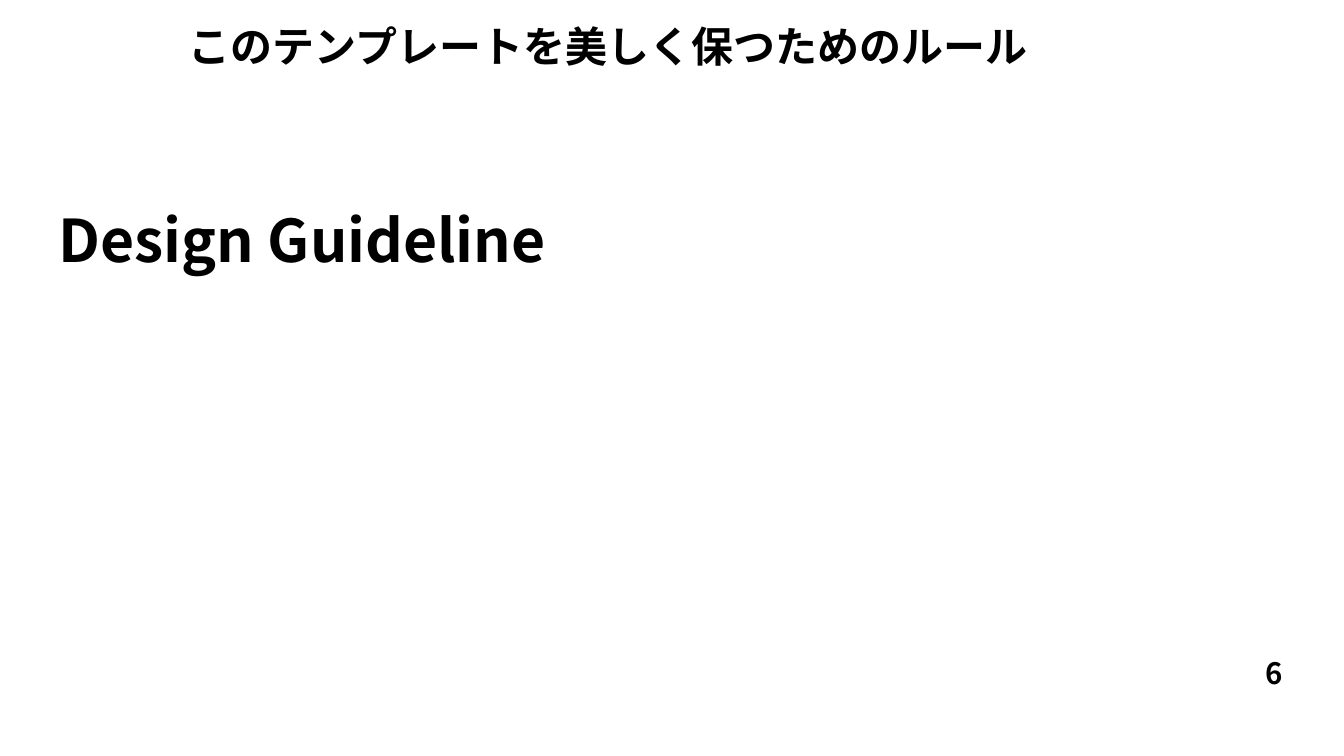
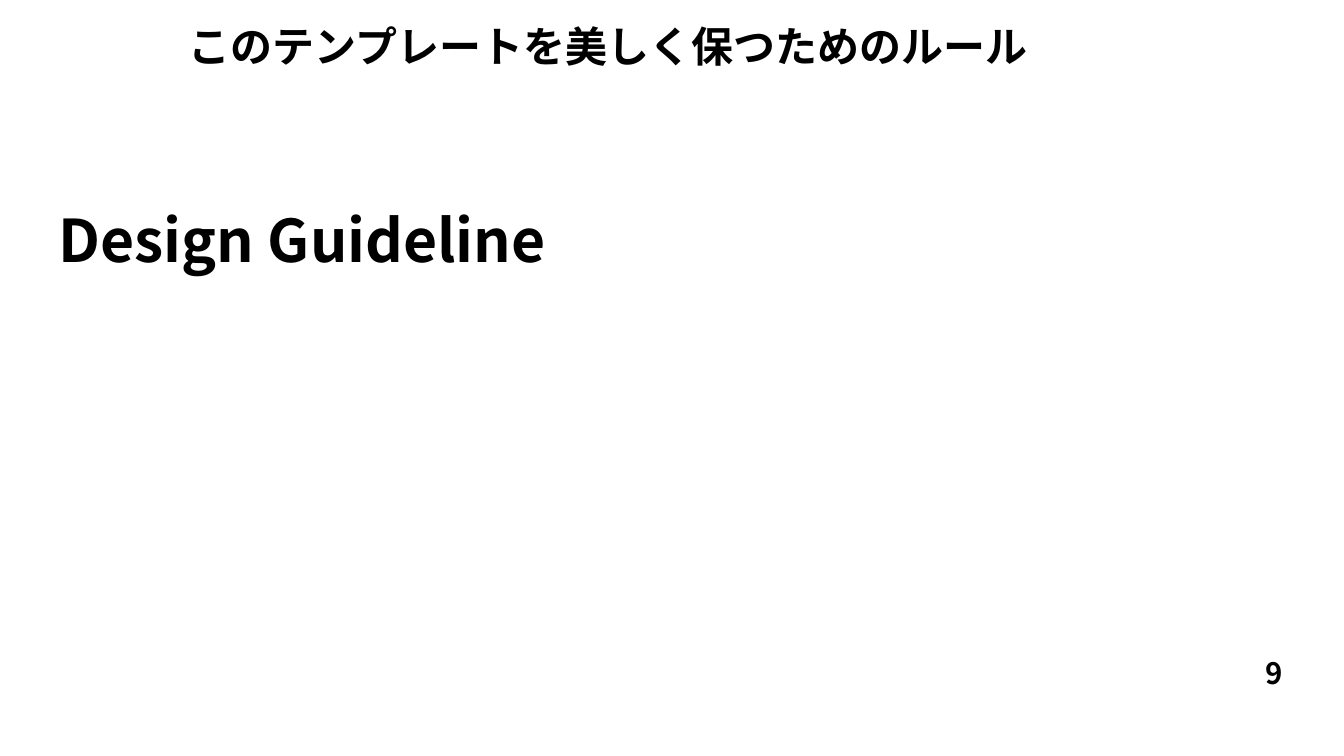
Before and after one commit to sdkn104/misc, a slide deck: slide 9 of Comp/GithubCopilotAgent/Marp/marp.pptx (slide 6 before the commit). Drawn at 1344x756 pixels with LibreOffice and Linux fonts; fonts in the diff are those of the drawing; background and template pictures are left out. Boxes give left, top, right and bottom in pixels: in the first picture for what was removed or moved away, otherwise in the second. Text is boxed around its words. In the diff, an @@ line names an element or a change of style, - is before the commit and + after.

```diff
--- a/Comp/GithubCopilotAgent/Marp/marp.pptx
+++ b/Comp/GithubCopilotAgent/Marp/marp.pptx
@@ text at [1265, 662, 1282, 685]: text changed @@
-6
+9
```
Also in this commit, not shown: 5 other slides changed, 5 slides added, 2 slides removed, 44 other files.
